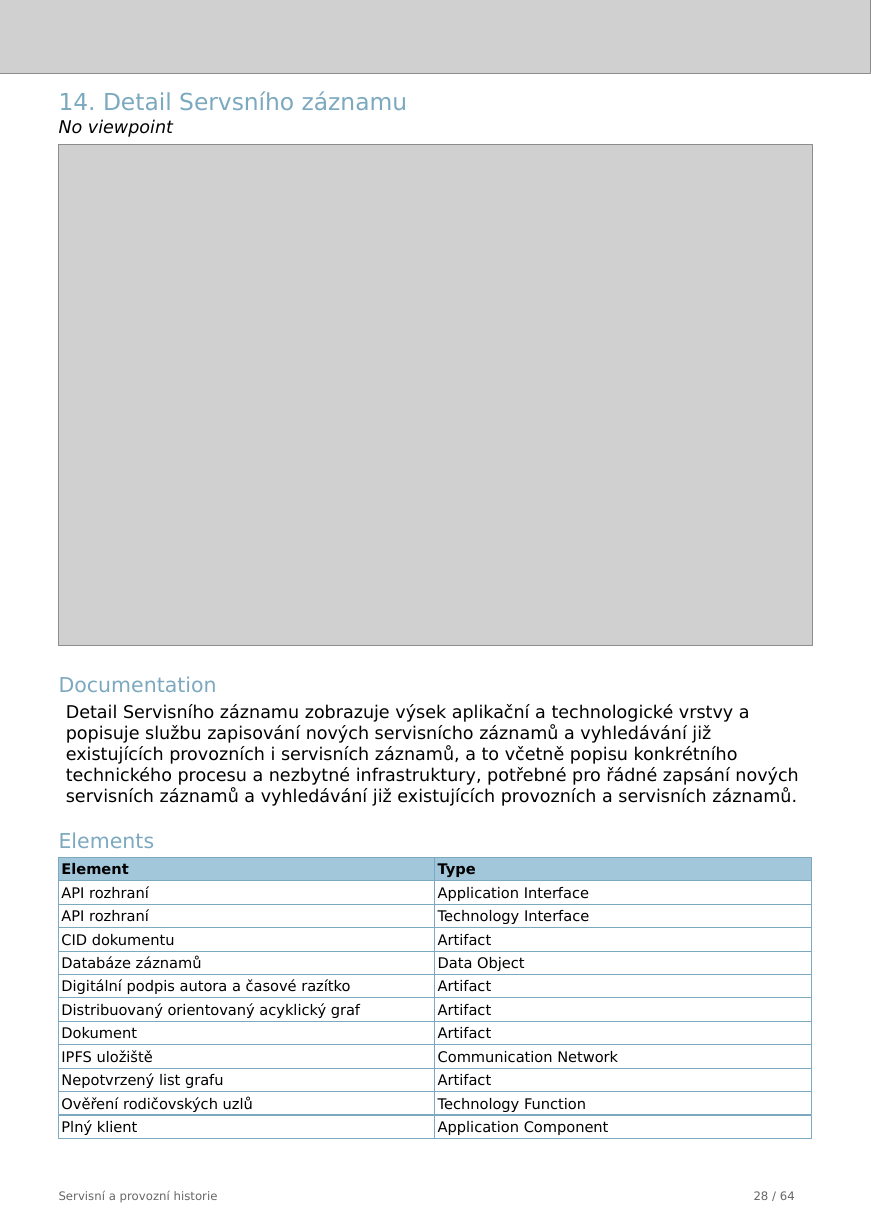
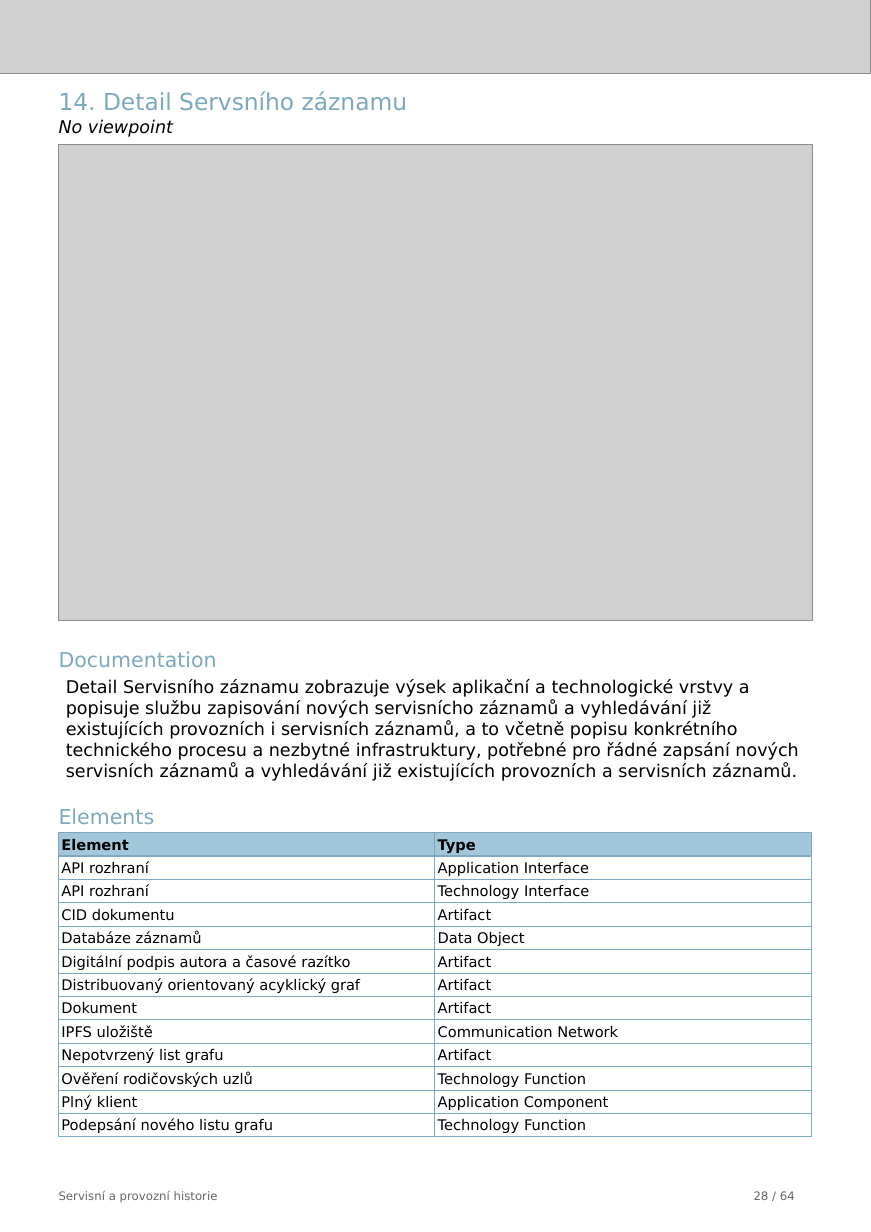
Before and after one commit to friedmannmartin/servisni_a_provozni_historie, a slide deck: slide 28 of report/jasper/servisni_a_provozni_historie.pptx. Drawn at 871x1232 pixels with LibreOffice and Linux fonts; fonts in the diff are those of the drawing; grey boxes stand for pictures. Boxes give left, top, right and bottom in pixels: in the first picture for what was removed or moved away, otherwise in the second. Text is boxed around its words. In the diff, an @@ line names an element or a change of style, - is before the commit and + after.

```diff
--- a/report/jasper/servisni_a_provozni_historie.pptx
+++ b/report/jasper/servisni_a_provozni_historie.pptx
@@ picture: place and size @@
-picture at (59, 146, 813, 646)
+picture at (59, 146, 813, 621)
@@ rectangle "API rozhraní": place and size @@
-rectangle "API rozhraní" at (59, 905, 436, 928)
+rectangle "API rozhraní" at (59, 856, 436, 879)
@@ rectangle "Artifact": place and size @@
-rectangle "Artifact" at (434, 1069, 811, 1092)
+rectangle "Artifact" at (434, 904, 811, 927)
@@ rectangle "Artifact": place and size @@
-rectangle "Artifact" at (434, 929, 811, 952)
+rectangle "Artifact" at (434, 950, 811, 973)
@@ rectangle "Artifact": place and size @@
-rectangle "Artifact" at (434, 1022, 811, 1045)
+rectangle "Artifact" at (434, 1044, 811, 1067)
@@ 16 rectangles, 3 texts: place and size @@
-16 rectangles, 3 texts at (59, 676, 811, 1139)
+16 rectangles, 3 texts at (59, 651, 811, 1115)
@@ rectangle added at (434, 1067, 811, 1090), outline #7CA9BF 0.5 pt, 10 pt, text #000000 @@
+Technology Function
@@ rectangle added at (59, 1115, 436, 1138), outline #7CA9BF 0.5 pt, 10 pt, text #000000 @@
+Podepsání nového listu grafu
@@ rectangle "Technology Function": place and size @@
-rectangle "Technology Function" at (434, 1092, 811, 1116)
+rectangle "Technology Function" at (434, 1115, 811, 1138)
```
Also in this commit, not shown: 7 other slides changed, 24 other files.
